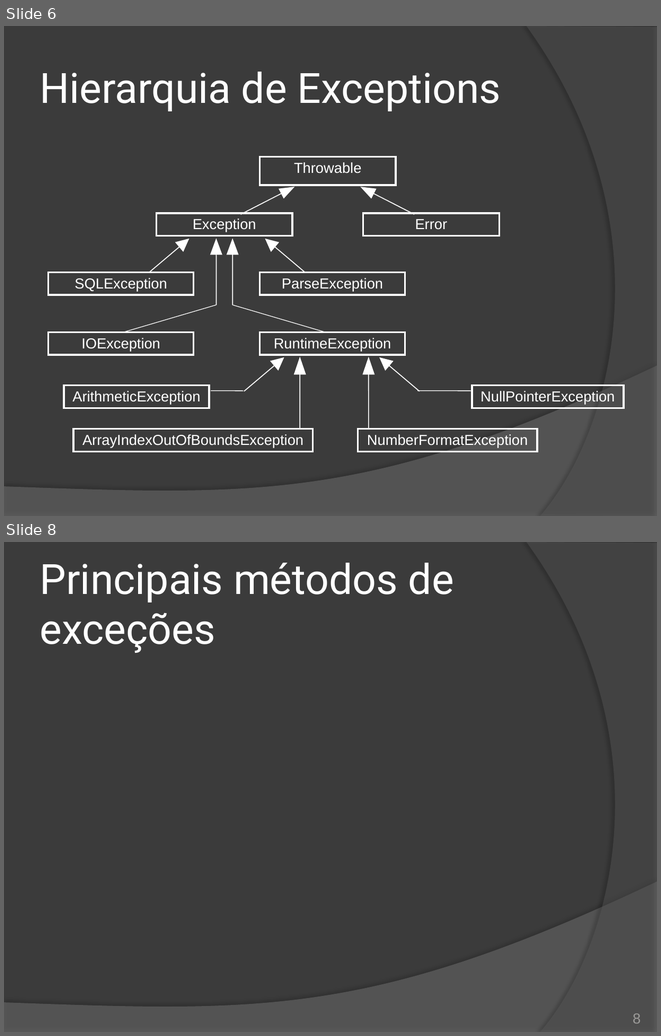
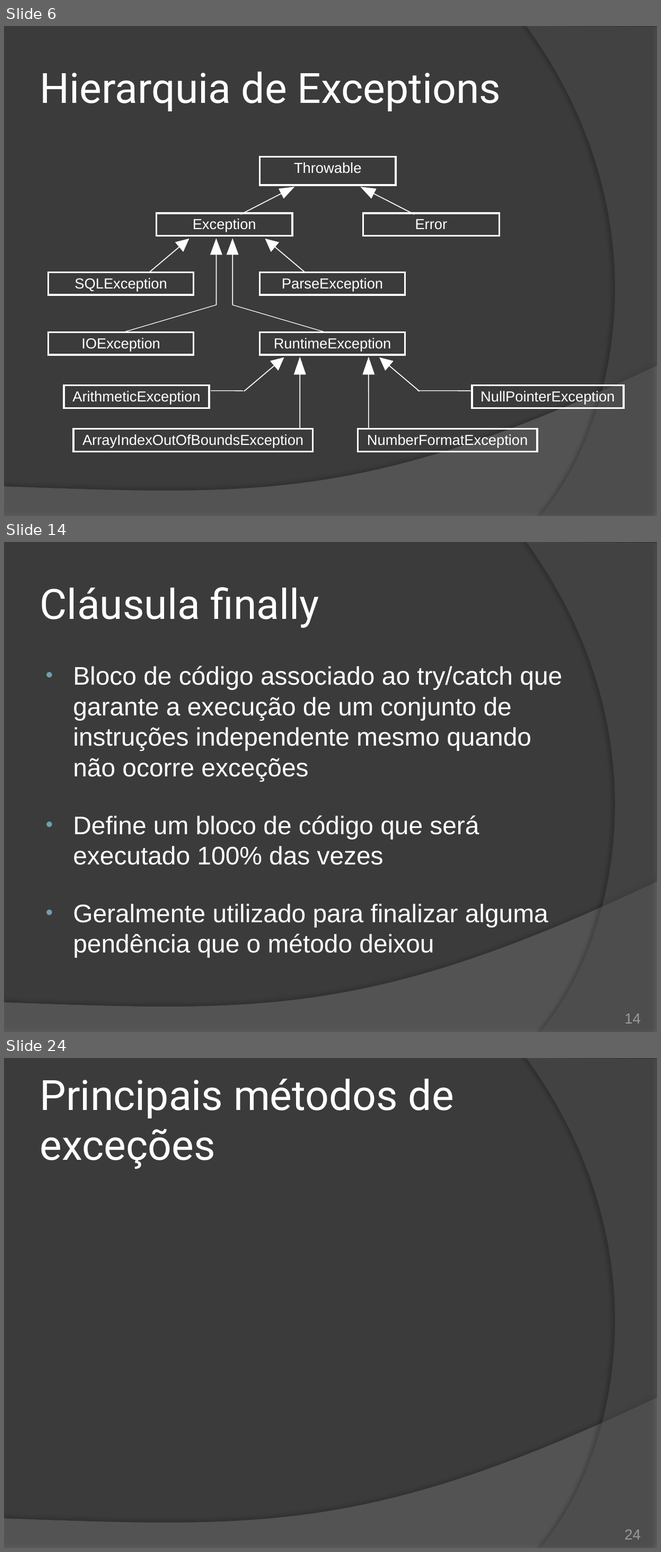
Before and after one commit to duchesqui/slzvieira-training, a slide deck: 2-Java-Programmer-Modulo-II/12.Capitulo06.pptx. Shown one above the other, each under a label of ours: slides 6 and 8 before the commit, slides 6, 14 and 24 after it; the slides between them are not shown. The pictures are 661x1036 and 661x1552 pixels, drawn with LibreOffice and Linux fonts; fonts in the diff are those of the drawing. Boxes give left, top, right and bottom in pixels: in the first picture for what was removed or moved away, otherwise in the second. Text is boxed around its words. In the diff, an @@ line names an element or a change of style, - is before the commit and + after.

Commit message:
Novos slides de tratamento de exceções.

```diff
--- a/2-Java-Programmer-Modulo-II/12.Capitulo06.pptx
+++ b/2-Java-Programmer-Modulo-II/12.Capitulo06.pptx
@@ slide 14 added at (4, 542, 657, 1032), background #3B3B3B; not listed: 2 template elements that a slide beside it also shows @@
@@ title added at (40, 587, 319, 628), 46 pt, text #FFFFFF @@
+Cláusula finally
@@ text added at (73, 665, 562, 958), 28 pt, text #FFFFFF @@
+• Bloco de código associado ao try/catch que garante a execução de um conjunto de instruções independente mesmo quando não ocorre exceções
+• Define um bloco de código que será executado 100% das vezes
+• Geralmente utilizado para finalizar alguma pendência que o método deixou
@@ page number added at (625, 1013, 641, 1023), 16 pt, text #9D9B9A @@
+14
@@ what was slide 8 is now slide 24 @@
@@ page number at (625, 1529, 641, 1539): text changed @@
-8
+24
```
Also in this commit, not shown: 4 slides changed, 13 other slides added, 1 slide removed.
